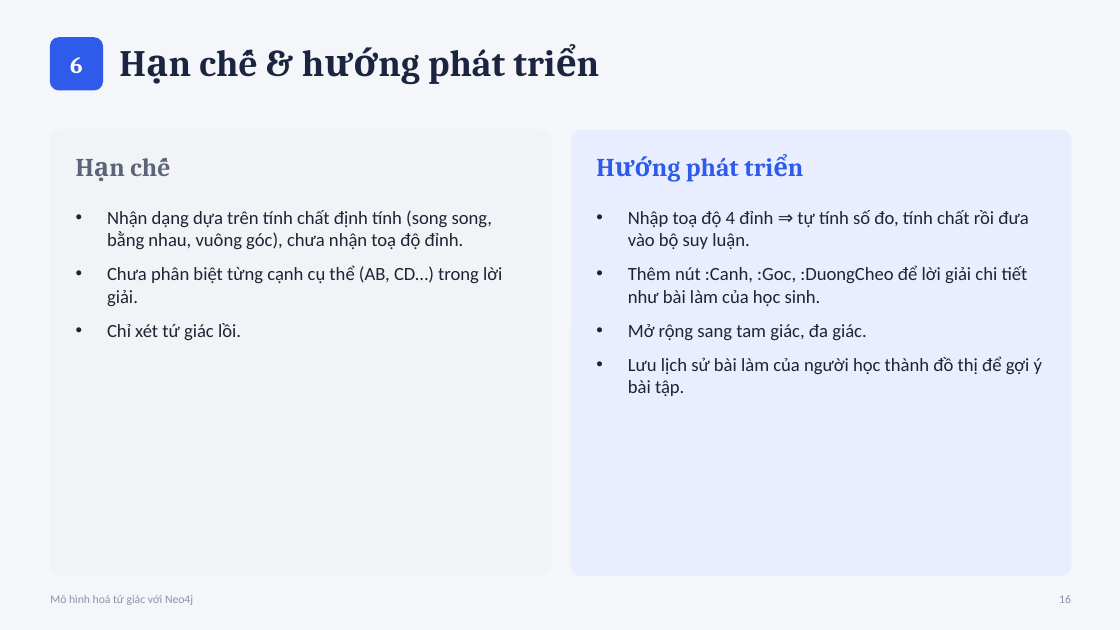
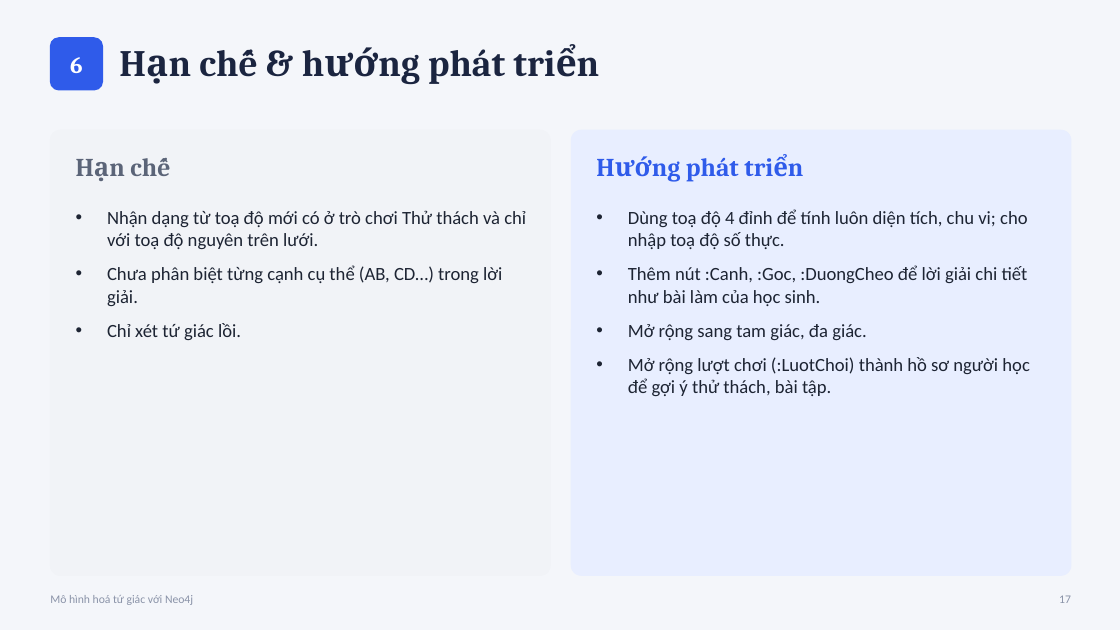
Before and after one commit to LocHegNguyen76/Nhom9_tuGiac_Neo4j, a slide deck: slide 17 of docs/3_Thuyet_trinh.pptx (slide 16 before the commit). Drawn at 1120x630 pixels with LibreOffice and Linux fonts; fonts in the diff are those of the drawing. Boxes give left, top, right and bottom in pixels: in the first picture for what was removed or moved away, otherwise in the second. Text is boxed around its words. In the diff, an @@ line names an element or a change of style, - is before the commit and + after.

Commit message:
Thêm trang Thử thách: trò chơi kéo thả đỉnh tứ giác, Neo4j chấm điểm và bảng xếp hạng

```diff
--- a/docs/3_Thuyet_trinh.pptx
+++ b/docs/3_Thuyet_trinh.pptx
@@ text at box(628, 209, 1027, 249): text changed @@
-• Nhập toạ độ 4 đỉnh ⇒ tự tính số đo, tính chất rồi đưa vào bộ suy luận.
+• Dùng toạ độ 4 đỉnh để tính luôn diện tích, chu vi; cho nhập toạ độ số thực.
@@ text at box(107, 210, 526, 249): text changed @@
-• Nhận dạng dựa trên tính chất định tính (song song, bằng nhau, vuông góc), chưa nhận toạ độ đỉnh.
+• Nhận dạng từ toạ độ mới có ở trò chơi Thử thách và chỉ với toạ độ nguyên trên lưới.
@@ text at box(628, 357, 1029, 396): text changed @@
-• Lưu lịch sử bài làm của người học thành đồ thị để gợi ý bài tập.
+• Mở rộng lượt chơi (:LuotChoi) thành hồ sơ người học để gợi ý thử thách, bài tập.
@@ text at box(1059, 595, 1071, 603): text changed @@
-16
+17
```
Also in this commit, not shown: 4 other slides changed, 1 slide added, 28 other files.
